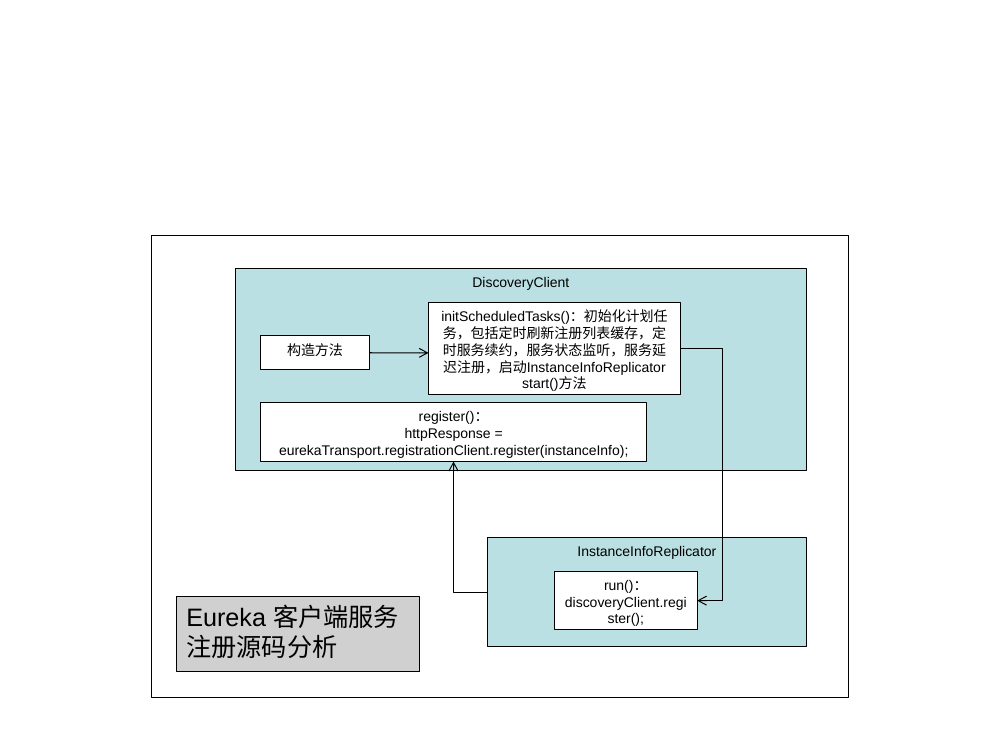
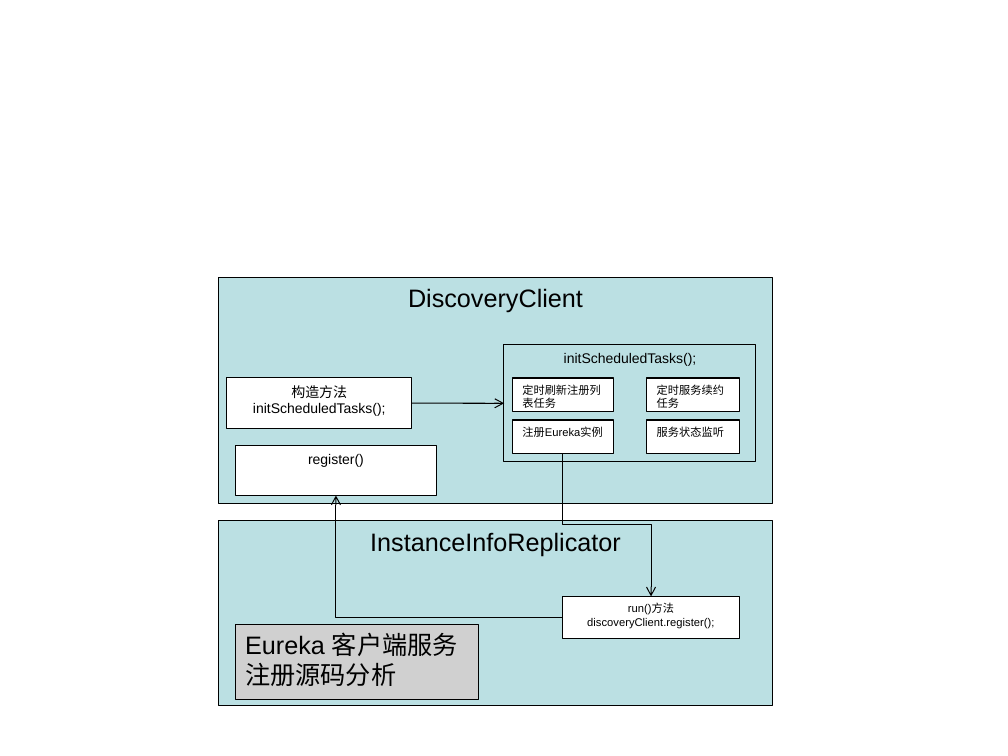
Before and after one commit to mxj11/note, a slide deck: slide 14 of word文档笔记/原理图.ppt. Drawn at 1008x756 pixels with LibreOffice and Linux fonts; fonts in the diff are those of the drawing; grey boxes stand for pictures. Boxes give left, top, right and bottom in pixels: in the first picture for what was removed or moved away, otherwise in the second. Text is boxed around its words. In the diff, an @@ line names an element or a change of style, - is before the commit and + after.

```diff
--- a/word文档笔记/原理图.ppt
+++ b/word文档笔记/原理图.ppt
@@ rectangle removed at box(151, 235, 849, 697) @@
@@ rectangle "DiscoveryClient": place and size @@
-rectangle "DiscoveryClient" at box(235, 269, 806, 471)
+rectangle "DiscoveryClient" at box(219, 277, 773, 504)
@@ rectangle "DiscoveryClient" at box(219, 277, 773, 504): size 10 to 18 pt @@
@@ rectangle removed at box(428, 302, 680, 395) @@
-initScheduledTasks()：初始化计划任务，包括定时刷新注册列表缓存，定时服务续约，服务状态监听，服务延迟注册，启动InstanceInfoReplicator start()方法
@@ rectangle added at box(504, 345, 756, 463), fill #BBE0E3, outline #000000 0.74 pt, 10 pt, text #000000 @@
+initScheduledTasks();
@@ rectangle "构造方法": place and size @@
-rectangle "构造方法" at box(260, 336, 369, 369)
+rectangle "构造方法" at box(227, 378, 411, 428)
@@ rectangle added at box(512, 378, 613, 411), fill #FFFFFF, outline #000000 0.74 pt, 8 pt, text #000000 @@
+定时刷新注册列表任务
@@ rectangle added at box(647, 378, 740, 411), fill #FFFFFF, outline #000000 0.74 pt, 8 pt, text #000000 @@
+定时服务续约任务
@@ text in rectangle at box(253, 403, 386, 416): paragraph added @@
+initScheduledTasks();
@@ rectangle removed at box(260, 403, 646, 462) @@
-register()：
-httpResponse = eurekaTransport.registrationClient.register(instanceInfo);
@@ arrow moved from (370, 353) - (428, 353) to (411, 403) - (504, 403) @@
@@ rectangle added at box(235, 446, 436, 496), fill #FFFFFF, outline #000000 0.74 pt, 10 pt, text #000000 @@
+register()
@@ rectangle added at box(512, 420, 613, 454), fill #FFFFFF, outline #000000 0.74 pt, 8 pt, text #000000 @@
+注册Eureka实例
@@ rectangle added at box(647, 420, 740, 454), fill #FFFFFF, outline #000000 0.74 pt, 8 pt, text #000000 @@
+服务状态监听
@@ elbow arrow moved from (680, 349) - (698, 601) to (562, 454) - (651, 597) @@
@@ elbow arrow moved from (487, 593) - (454, 462) to (562, 618) - (336, 496) @@
@@ rectangle "InstanceInfoReplicator" at box(219, 521, 773, 706): size 10 to 18 pt @@
@@ rectangle "InstanceInfoReplicator": place and size @@
-rectangle "InstanceInfoReplicator" at box(487, 537, 806, 646)
+rectangle "InstanceInfoReplicator" at box(219, 521, 773, 706)
@@ rectangle "run()方法": place and size @@
-rectangle "run()方法" at box(554, 572, 698, 630)
+rectangle "run()方法" at box(562, 597, 739, 639)
@@ picture "Eureka 客户端服务注册源码分析": place and size @@
-picture "Eureka 客户端服务注册源码分析" at box(176, 597, 420, 672)
+picture "Eureka 客户端服务注册源码分析" at box(235, 624, 479, 700)
@@ text in rectangle at box(587, 618, 714, 628): size 10 to 8 pt in "discoveryClient.register();" @@
@@ text in rectangle at box(628, 604, 674, 615): text changed; size 10 to 8 pt @@
-run()：
+run()方法
```
Also in this commit, not shown: 18 slides added, 2 other files.
